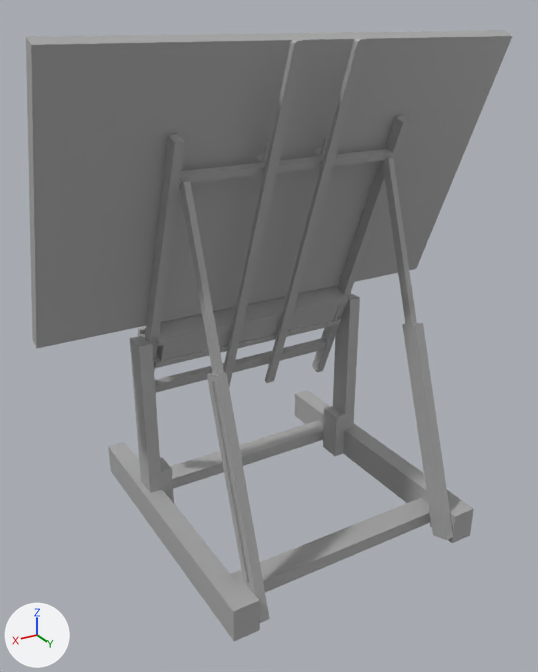
A saved change to the FBX model Assets/FBX/PropsMalou/SM_Easel_01.fbx.
The view is the same before and after, from a 50 mm lens placed at (1.21, 2.23, 1.62), pointed at (0.06, 0.31, 0.66). The lights are fixed; the arrows at lower left show +X, +Y and +Z. The older version comes first. Where no turn or scale is listed for an object, it has been applied to the vertices. Vertices at exactly the same position are counted once.

Script lines for the objects in view, before the commit:
```python
me_mesh = bpy.data.meshes.new('Mesh')
me_mesh.from_pydata(...)  # 861 vertices, 818 faces; spans x -0.75..0.75, y -0.22..0.79, z -0.02..1.58
me_mesh.materials.append(mat_standardsurface1)  # grey #aaaaaa
ob_easel = bpy.data.objects.new('Easel', me_mesh)
ob_easel.location = (0.0, 0.0, 0.0)
```
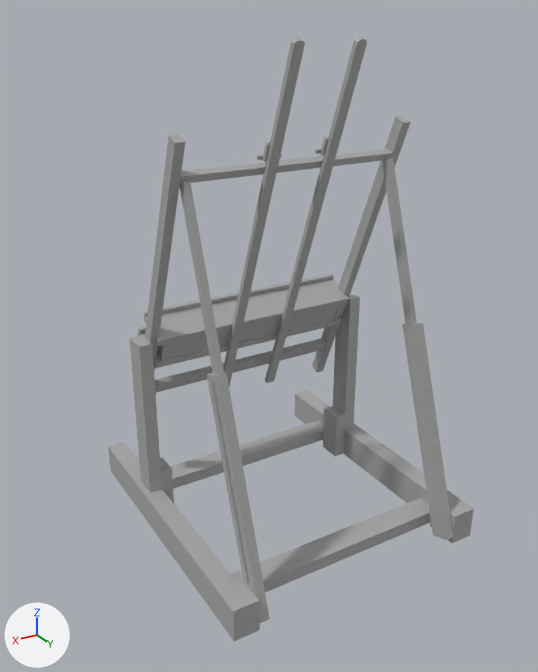
Where the newer file only moved an object's origin or applied its transform, the numbers keep the older frame.

Location of each change, (x1, y1, x2, y2) in pixels of the pictures (538 x 672 px; the box of a moved part takes in the faces that stretch with it):
'Easel', reshaped (25% narrower): before (26, 30, 512, 641); after (108, 37, 474, 641)
part 1 of me_mesh, deleted: before (26, 30, 512, 349)
part 2 of me_mesh, moved or reshaped: (150, 142, 393, 430) in both

What the commit changed:
me_mesh is used by ob_easel; location (0.0, 0.0, 0.0).
me_mesh had 861 vertices, 818 faces and spanned x -0.75..0.75, y -0.22..0.79, z -0.02..1.58.
me_mesh now has 851 vertices, 809 faces and spans x -0.46..0.46, y -0.22..0.79, z -0.02..1.57.
me_mesh part 1: the loose piece of 8 vertices spanning x -0.75..0.75, y 0.06..0.45, z 0.69..1.58 is deleted.
Part 2, on me_mesh:
2 vertices are removed from x -0.4..0.4, y 0.06..0.14, z 0.09.
152 faces are deleted.
17 vertices move within x -0.1, y 0.38, z 1.27..1.28.
149 new faces join them.
